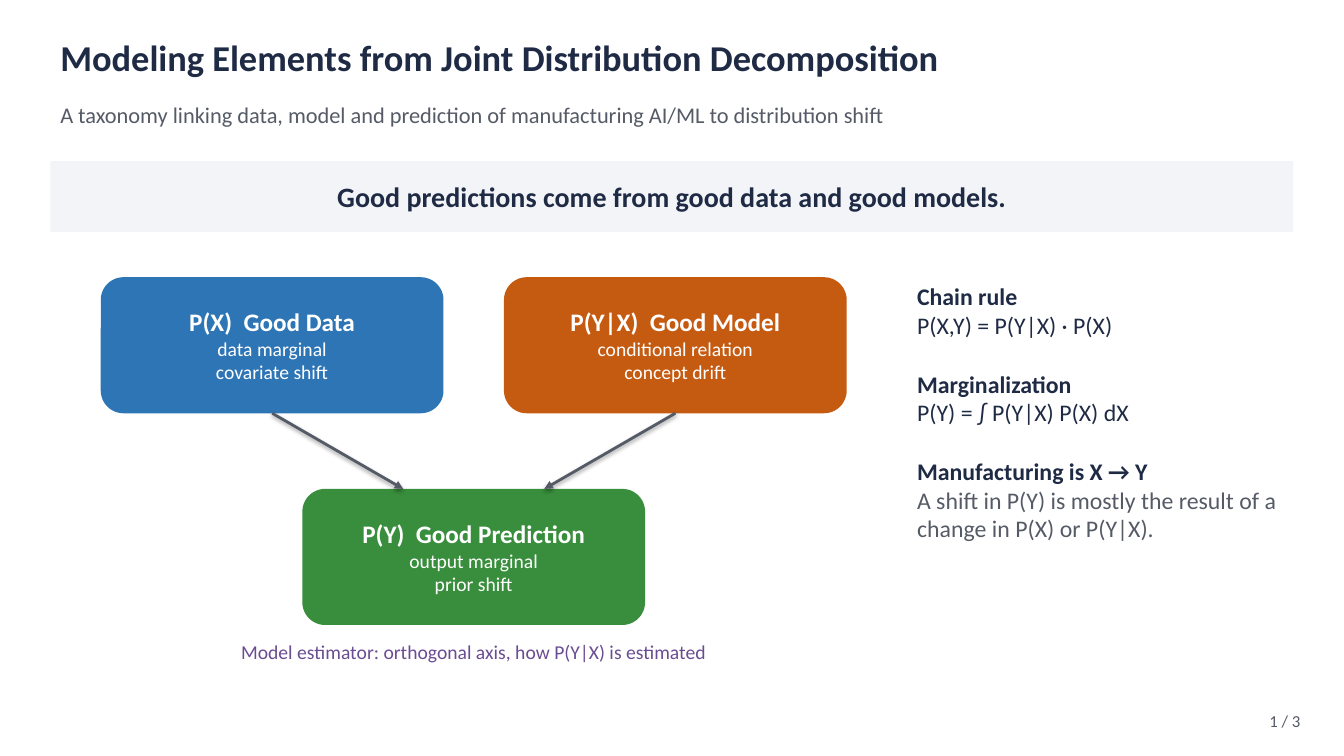
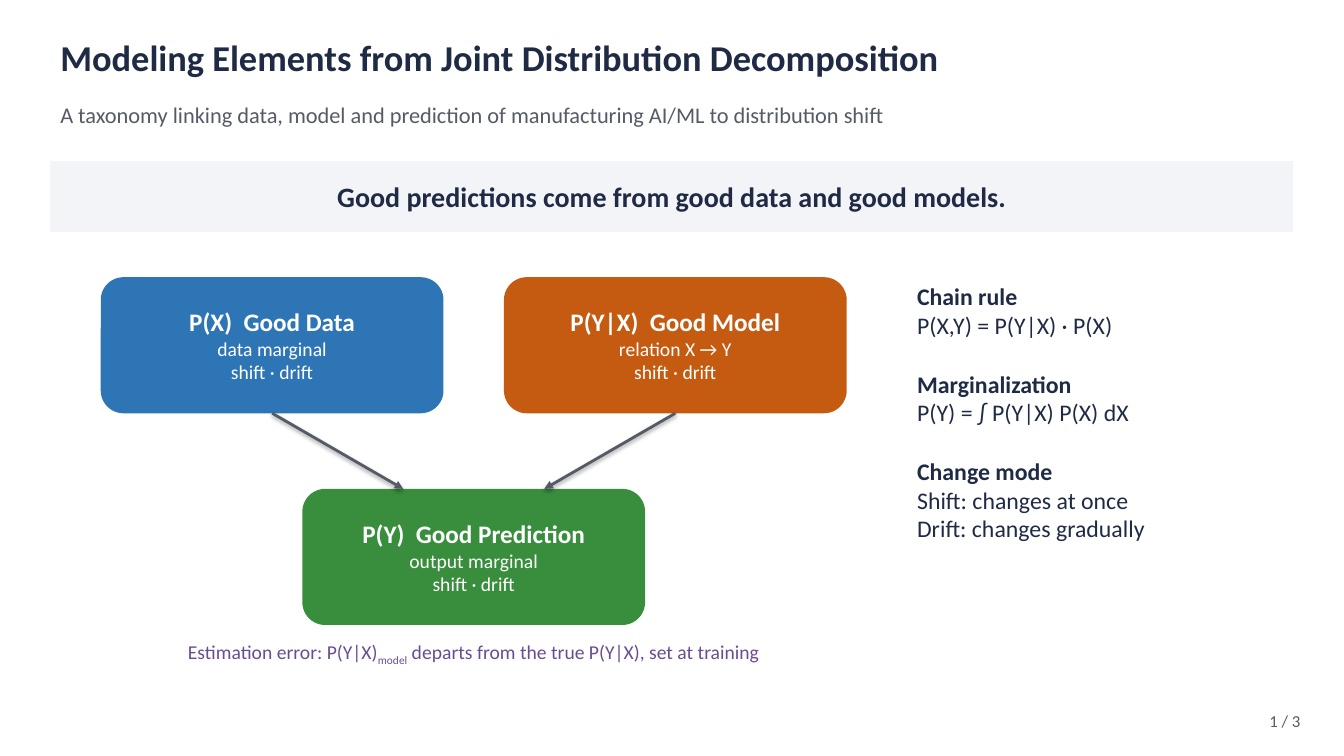
Before and after one commit to ykim2718/AIML, a slide deck: slide 1 of EDA/Modeling-Elements/talk-slides/modeling-elements-invited-talk.pptx. Drawn at 1344x756 pixels with LibreOffice and Linux fonts; fonts in the diff are those of the drawing. Boxes give left, top, right and bottom in pixels: in the first picture for what was removed or moved away, otherwise in the second. Text is boxed around its words. In the diff, an @@ line names an element or a change of style, - is before the commit and + after.

```diff
--- a/EDA/Modeling-Elements/talk-slides/modeling-elements-invited-talk.pptx
+++ b/EDA/Modeling-Elements/talk-slides/modeling-elements-invited-talk.pptx
@@ text in rounded rectangle at [619,342,732,379]: text changed @@
-conditional relation
-concept drift
+relation X → Y
+shift · drift
@@ text in rounded rectangle at [231,365,313,379]: text changed @@
-covariate shift
+shift · drift
@@ text at [917,463,1145,541]: text changed; text colour #555B66 to #1F2A44 @@
-Manufacturing is X → Y
-A shift in P(Y) is mostly the result of a change in P(X) or P(Y|X).
+Change mode
+Shift: changes at once
+Drift: changes gradually
@@ text in rounded rectangle at [433,577,515,591]: text changed @@
-prior shift
+shift · drift
@@ text at [188,645,759,664]: text changed @@
-Model estimator: orthogonal axis, how P(Y|X) is estimated
+Estimation error: P(Y|X)model departs from the true P(Y|X), set at training
```
Also in this commit, not shown: 2 other slides changed, 5 other files.
